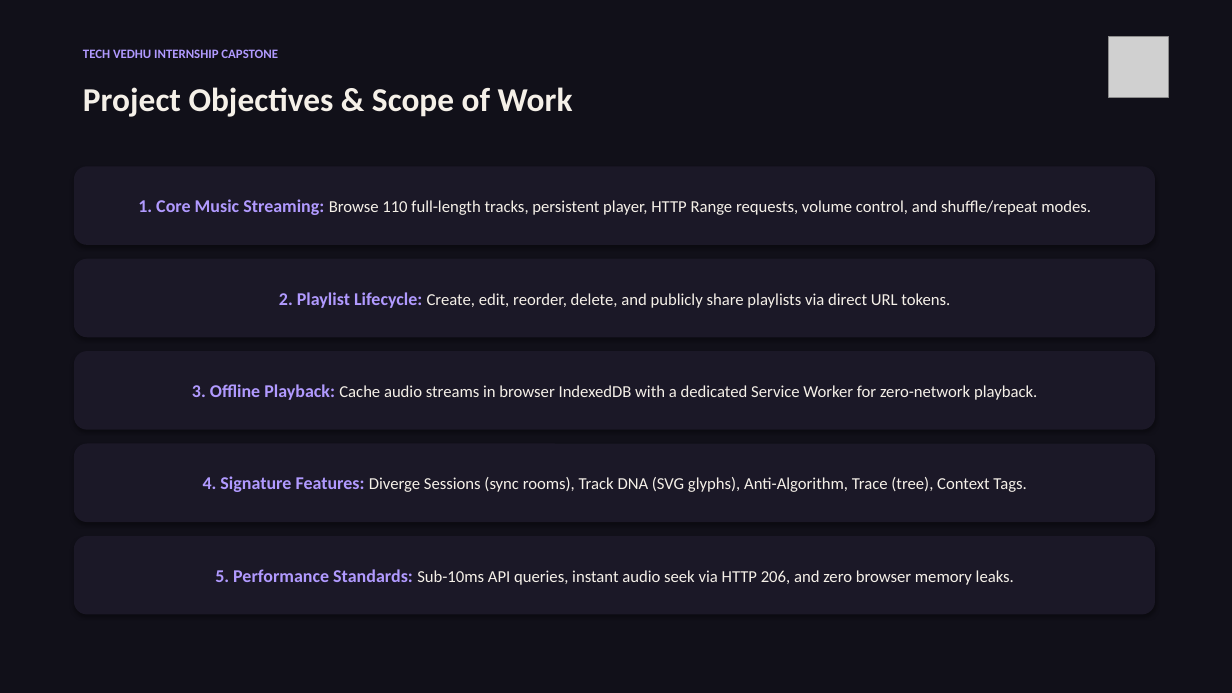
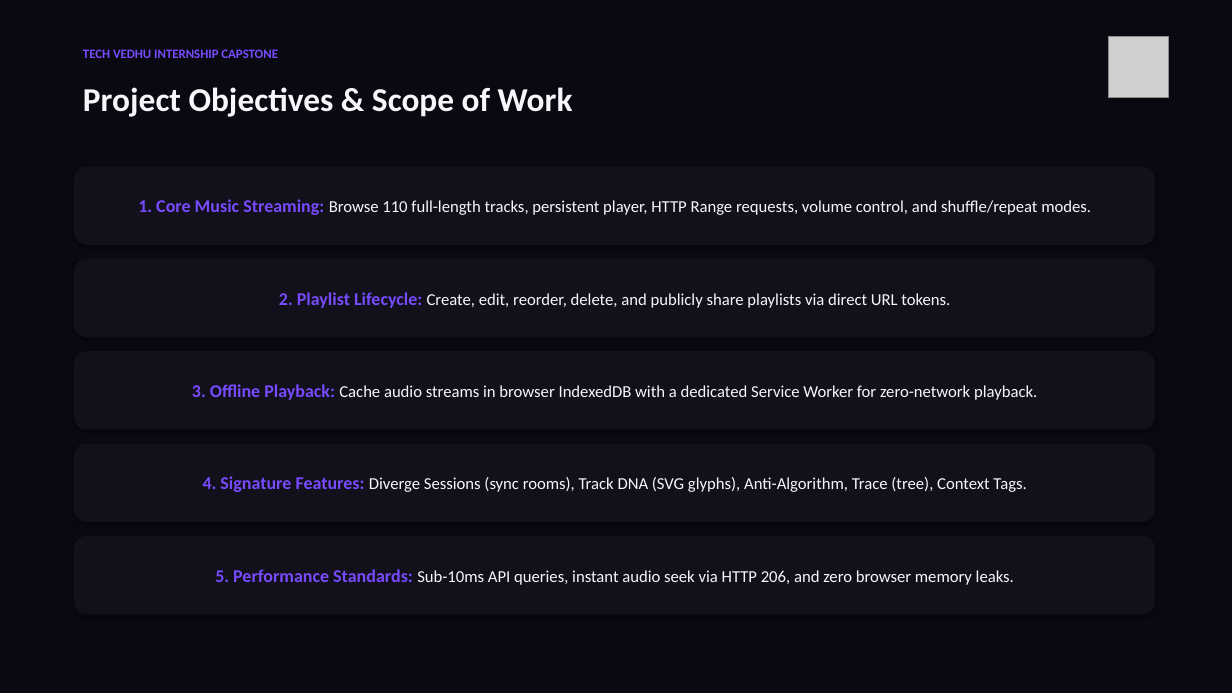
Before and after one commit to Dharsh606/DIVERGE, a slide deck: slide 4 of docs/presentation.pptx. Drawn at 1232x693 pixels with LibreOffice and Linux fonts; fonts in the diff are those of the drawing; grey boxes stand for pictures. Boxes give left, top, right and bottom in pixels: in the first picture for what was removed or moved away, otherwise in the second. Text is boxed around its words. In the diff, an @@ line names an element or a change of style, - is before the commit and + after.

Commit message:
docs: update all specifications, architecture guide, project report, and presentation deck
- Document 3.5s cinematic logo splash intro, acoustic harmonic waves, and frequency scrubber.
- Document luxury React Bits Spotlight Card, Magic UI continuous Border Beam, fluid segmented tab switcher, and audio equalizer submit loader.
- Document official 3D logo-derived design system (#784BFF, #FF5C58, #FFAE33, #0A0912, #12101B) and human-crafted surface architecture.
- Re-generate docs/project-report.pdf and docs/presentation.pptx with updated slides, color tokens, and feature descriptions.

```diff
--- a/docs/presentation.pptx
+++ b/docs/presentation.pptx
@@ rectangle at (x1=0, y1=0, x2=1232, y2=693): fill #111019 to #0A0912 @@
@@ text "TECH VEDHU INTERNSHIP CAPSTONE" at (x1=83, y1=49, x2=278, y2=58): text colour #B19AFF to #784BFF @@
@@ text "Project Objectives & Scope of ..." at (x1=83, y1=87, x2=573, y2=117): text colour #F5F0E8 to #F7F6FB @@
@@ rounded rectangle "1. Core Music Streaming: Browse ..." at (x1=74, y1=166, x2=1155, y2=245): text colour #B19AFF to #784BFF in "1. Core Music Streaming:"; text colour #F5F0E8 to #F7F6FB in "Browse 110 full-length tracks, persistent player, HTTP ..."; fill #1B1827 to #12101B @@
@@ rounded rectangle "2. Playlist Lifecycle: Create, edit, ..." at (x1=74, y1=259, x2=1155, y2=337): text colour #B19AFF to #784BFF in "2. Playlist Lifecycle:"; text colour #F5F0E8 to #F7F6FB in "Create, edit, reorder, delete, and publicly share ..."; fill #1B1827 to #12101B @@
@@ rounded rectangle "3. Offline Playback: Cache audio ..." at (x1=74, y1=351, x2=1155, y2=430): text colour #B19AFF to #784BFF in "3. Offline Playback:"; text colour #F5F0E8 to #F7F6FB in "Cache audio streams in browser IndexedDB with ..."; fill #1B1827 to #12101B @@
@@ rounded rectangle "4. Signature Features: Diverge Sessions ..." at (x1=74, y1=444, x2=1155, y2=522): text colour #B19AFF to #784BFF in "4. Signature Features:"; text colour #F5F0E8 to #F7F6FB in "Diverge Sessions (sync rooms), Track DNA (SVG ..."; fill #1B1827 to #12101B @@
@@ rounded rectangle "5. Performance Standards: Sub-10ms API ..." at (x1=74, y1=536, x2=1155, y2=615): text colour #B19AFF to #784BFF in "5. Performance Standards:"; text colour #F5F0E8 to #F7F6FB in "Sub-10ms API queries, instant audio seek via ..."; fill #1B1827 to #12101B @@
```
Also in this commit, not shown: 11 other slides changed, 1 slide added, 6 other files.
